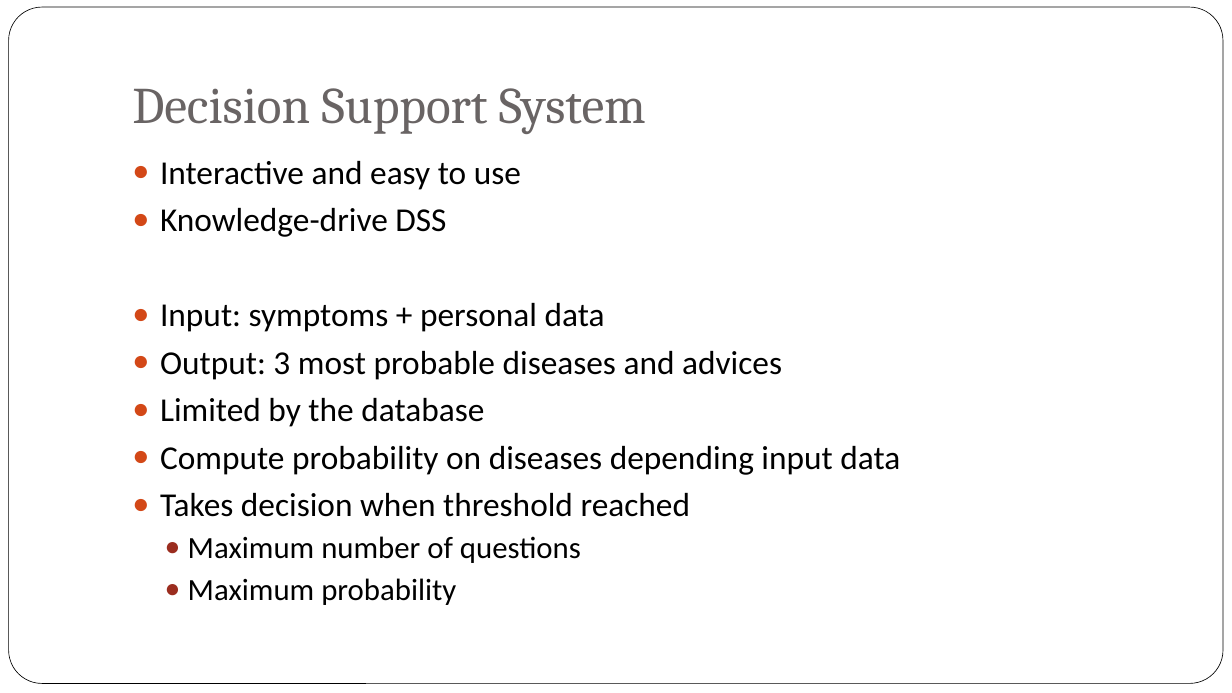
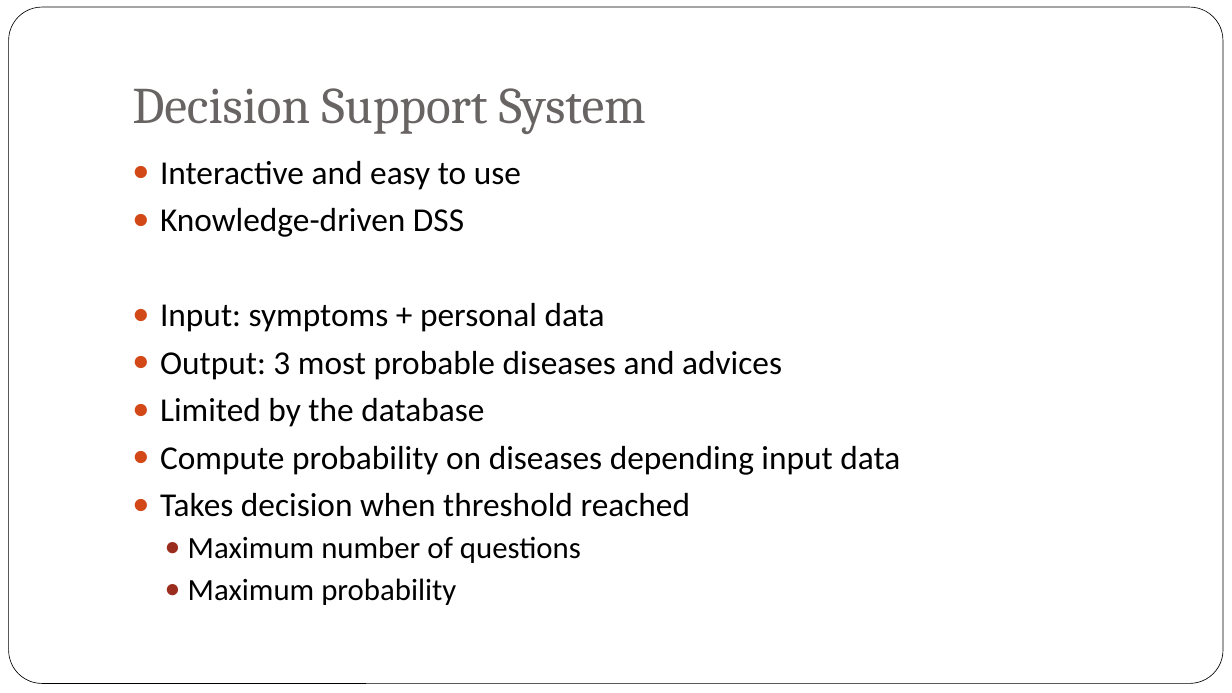
Before and after one commit to rsasov/DecisionSupportSystems, a slide deck: slide 5 of Health_Care_Bot.pptx. Drawn at 1232x693 pixels with LibreOffice and Linux fonts; fonts in the diff are those of the drawing; background and template pictures are left out. Boxes give left, top, right and bottom in pixels: in the first picture for what was removed or moved away, otherwise in the second. Text is boxed around its words. In the diff, an @@ line names an element or a change of style, - is before the commit and + after.

```diff
--- a/Health_Care_Bot.pptx
+++ b/Health_Care_Bot.pptx
@@ text at [160,208,464,237]: text changed @@
-● Knowledge-drive DSS
+● Knowledge-driven DSS
```
Also in this commit, not shown: 6 other slides changed, 1 slide removed.
